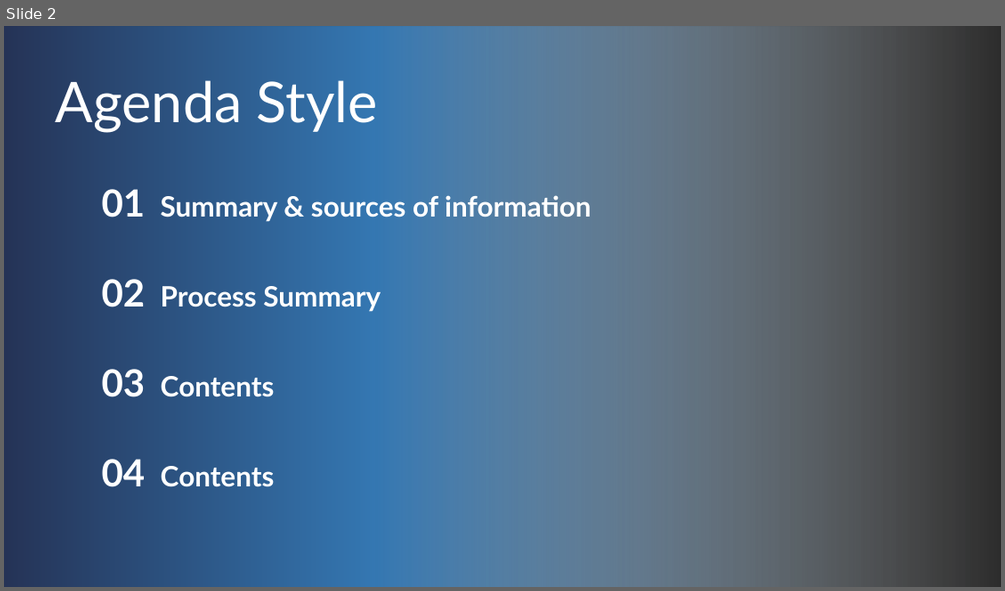
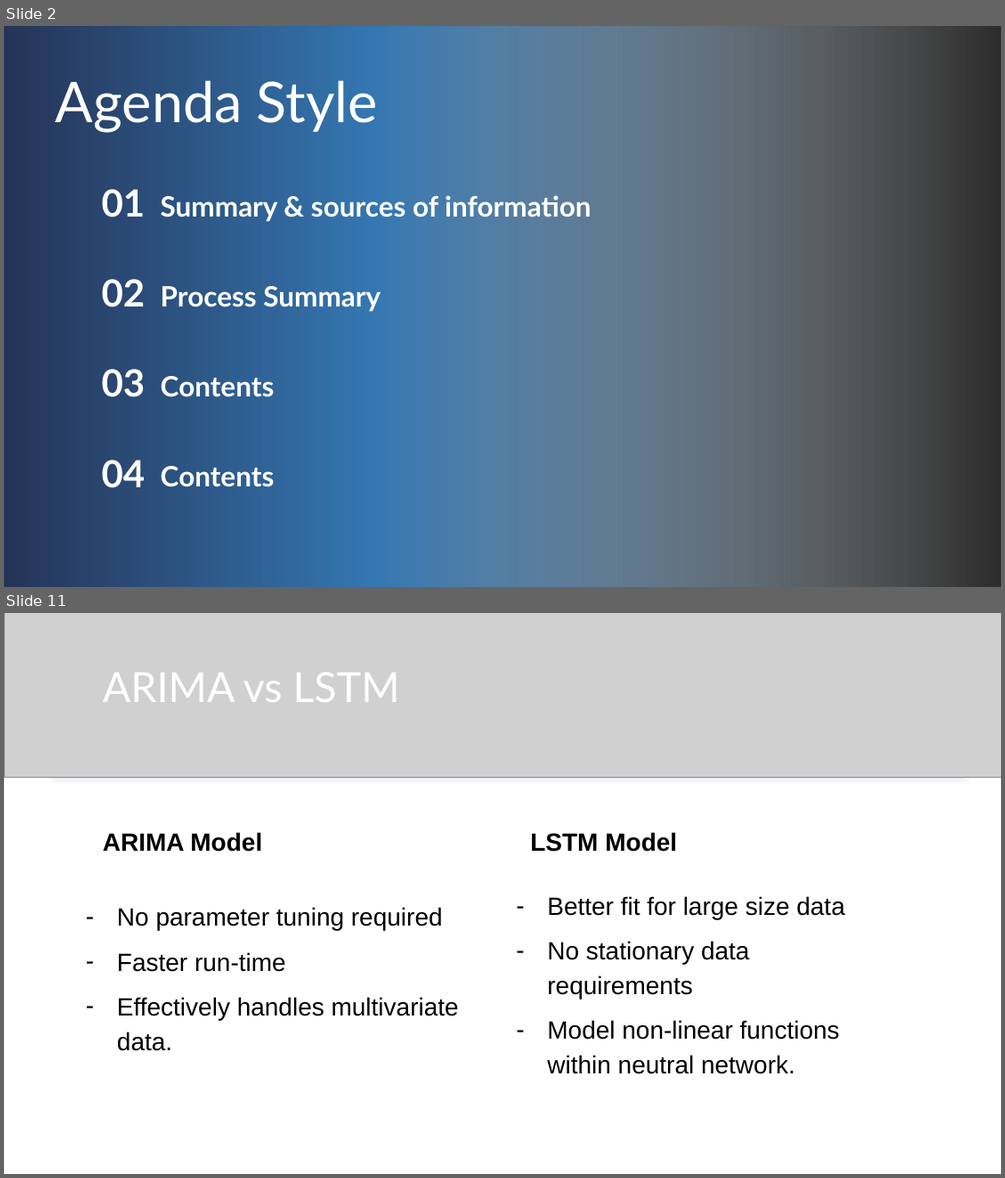
Before and after one commit to stephen823/New-York-Weather-Forcast-base-on-Machine-Learning, a slide deck: Final Project - Draft report.pptx. Shown one above the other, each under a label of ours: slide 2 before the commit, slides 2 and 11 after it; the slides between them are not shown. The pictures are 1005x591 and 1005x1178 pixels, drawn with LibreOffice and Linux fonts; fonts in the diff are those of the drawing; grey boxes stand for pictures; background and template pictures are left out; a plain dark background stands for a picture behind light text. Boxes give left, top, right and bottom in pixels: in the first picture for what was removed or moved away, otherwise in the second. Text is boxed around its words. In the diff, an @@ line names an element or a change of style, - is before the commit and + after.

```diff
--- a/Final Project - Draft report.pptx
+++ b/Final Project - Draft report.pptx
@@ slide 11 added at bbox=[4, 613, 1001, 1174], background #FFFFFF @@
@@ picture added at bbox=[4, 613, 1001, 778] @@
@@ rectangle added at bbox=[49, 613, 963, 779], fill #FFFFFF, outline #E1E5F4 0.75 pt @@
@@ rectangle added at bbox=[50, 613, 963, 778], fill #FFFFFF @@
@@ title added at bbox=[103, 673, 400, 702], 40 pt, text #FFFFFF @@
+ARIMA vs LSTM
@@ text added at bbox=[103, 832, 262, 852], 24 pt, text #000000, bold @@
+ARIMA Model
@@ text added at bbox=[530, 832, 677, 852], 24 pt, text #000000, bold @@
+LSTM Model
@@ text added at bbox=[547, 896, 844, 1074], 24 pt, text #000000 @@
+– Better fit for large size data
+– No stationary data requirements
+– Model non-linear functions within neutral network.
@@ text added at bbox=[117, 907, 459, 1051], 24 pt, text #000000 @@
+– No parameter tuning required
+– Faster run-time
+– Effectively handles multivariate data.
```
Also in this commit, not shown: 5 slides changed, 6 other slides added, 2 slides removed, 1 other file.
